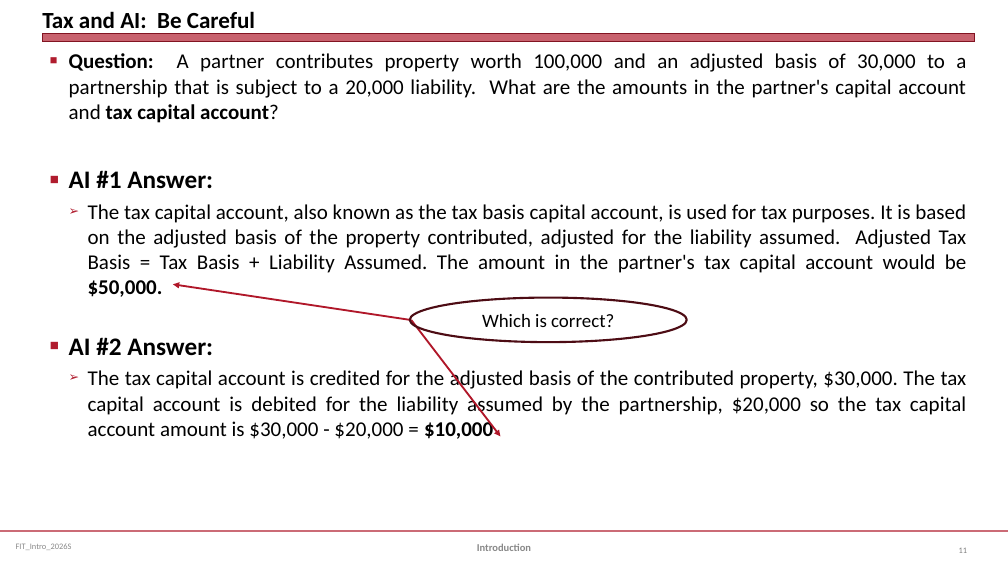
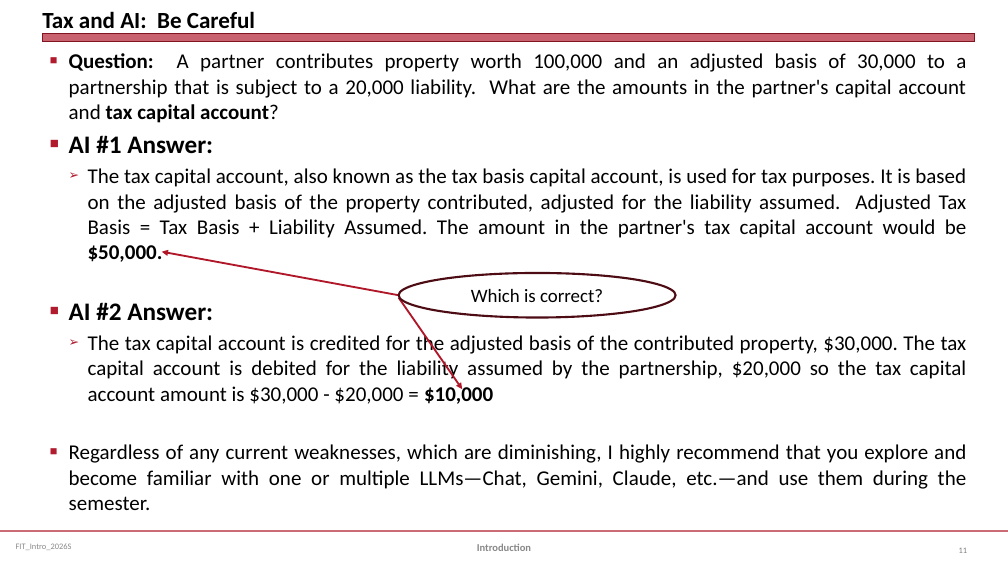
Before and after one commit to jmc877/Fed-Income-Tax, a slide deck: slide 11 of slides/FIT_Intro_2026S.pptx. Drawn at 1008x567 pixels with LibreOffice and Linux fonts; fonts in the diff are those of the drawing. Boxes give left, top, right and bottom in pixels: in the first picture for what was removed or moved away, otherwise in the second. Text is boxed around its words. In the diff, an @@ line names an element or a change of style, - is before the commit and + after.

```diff
--- a/slides/FIT_Intro_2026S.pptx
+++ b/slides/FIT_Intro_2026S.pptx
@@ arrow moved from (410, 320) - (173, 284) to (399, 296) - (162, 252) @@
@@ ellipse "Which is correct?": place and size @@
-ellipse "Which is correct?" at (410, 298, 687, 343)
+ellipse "Which is correct?" at (399, 273, 675, 318)
@@ arrow moved from (411, 320) - (501, 436) to (399, 298) - (462, 389) @@
@@ text at (69, 444, 967, 510): paragraph added @@
+■ Regardless of any current weaknesses, which are diminishing, I highly recommend that you explore and become familiar with one or multiple LLMs—Chat, Gemini, Claude, etc.—and use them during the semester.
```
Also in this commit, not shown: 2 other slides changed, 1 other file.
